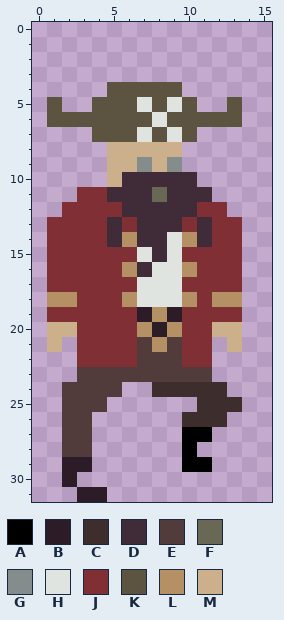
Two versions of one pixel-art sprite, img/pirate/walk4.png. That is the earlier state.
The file is 16x32 pixels.
Palette (. is transparent): A #000000  B #2c1c28  C #3e2d2d  D #402c38  E #523b3b  F #686854  G #848c8c  H #e0e4e0  J #803034  K #5c5440  L #b49064  M #ccb08c
Pixels before, first column x 1:
 4 ....KKKKK....
 5 K..KKKHKHK..K
 6 KKKKKKKHKKKKK
 7 ...KKKHKHK...
 8 ....MMMMM....
 9 ....MMGMG....
10 ....MDDDDD...
11 ..JJDDDFDDD..
12 .JJJJDDDDDJJ.
13 JJJJDJDDDJDJJ
14 JJJJDLDDHLDJJ
15 JJJJJJHDHJJJJ
16 JJJJJLDHHLJJJ
17 JJJJJJHHHJJJJ
18 LLJJJLHHHLJLL
19 JJJJJJBLBJJJJ
20 MMJJJJLBLJJMM
21 M.JJJJELEJJ.M
22 ..JJJJEEEJJ..
23 ..EEEEEEEEE..
24 .EEEE..CCCCC.
25 .EEE......CCC
26 .EE......CCC.
27 .EE......AA..
28 .EE......A...
29 .BB......AA..
30 .B...........
31 ..BB.........
The same view after the edit:
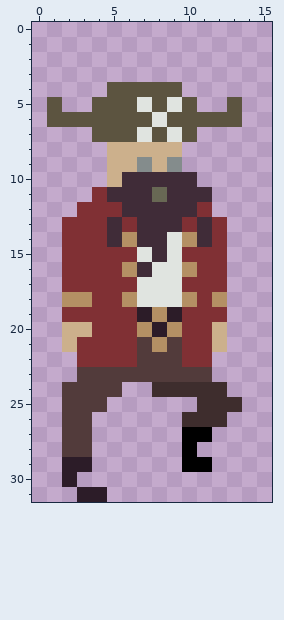
The edit:
Changed rows in their new state; - is an unchanged pixel.
first column x 1:
11 --.----------
12 -.---------.-
13 .-----------.
14 .-----------.
15 .-----------.
16 .-----------.
17 .-----------.
18 .-L---------.
19 .-----------.
20 .-M---------.
21 .M---------M.
Where, in picture pixels (left, top, right, bottom), the same in both pictures:
changed: (47, 187, 92, 352)
changed: (212, 202, 242, 352)
